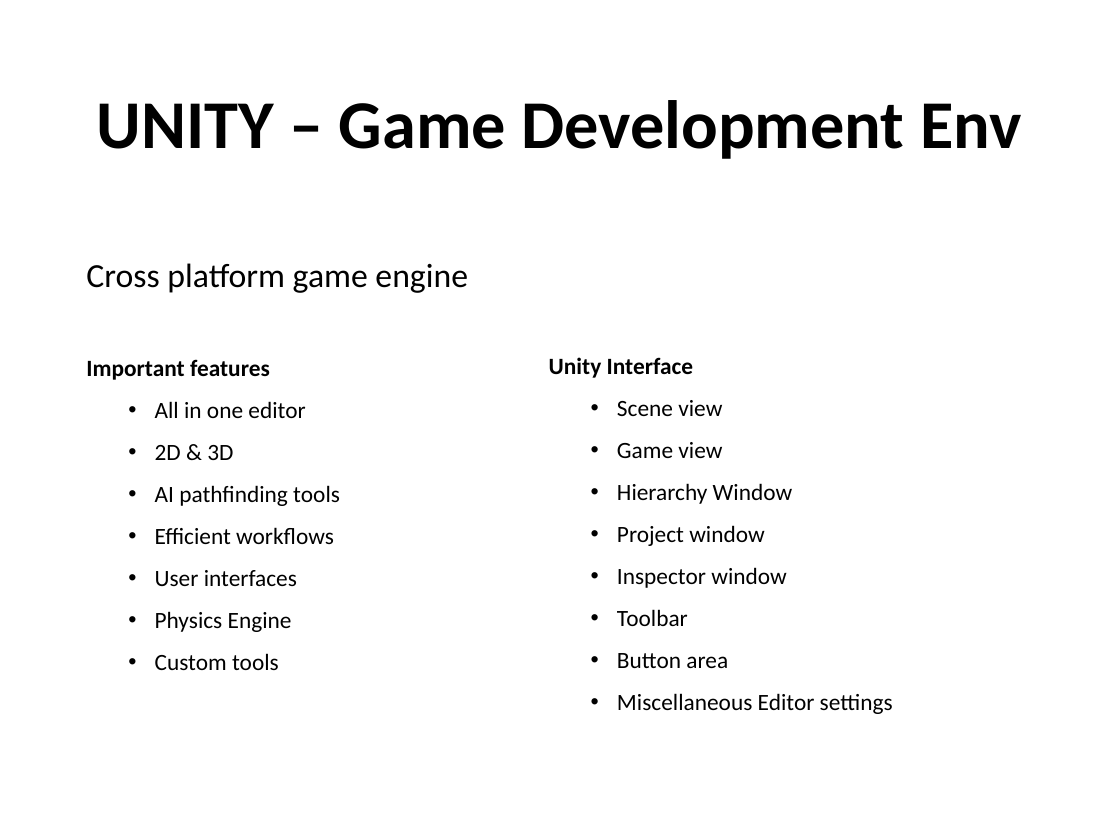
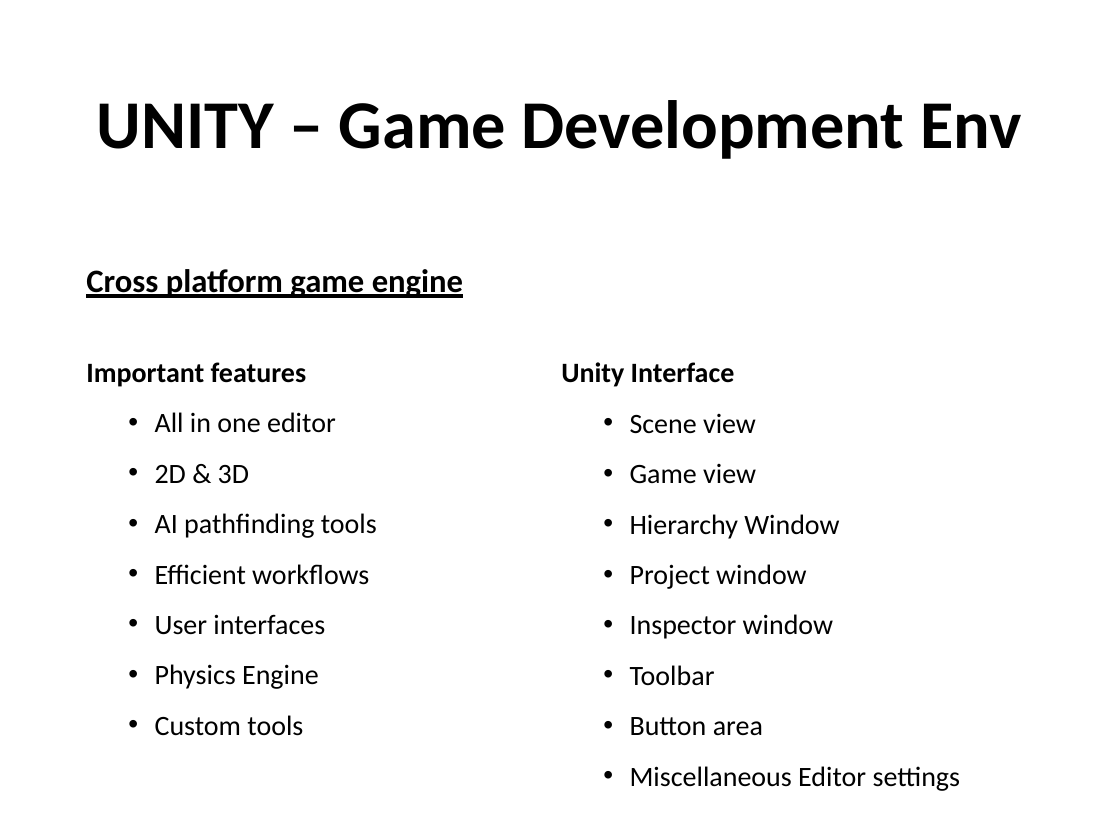
Before and after one commit to achuthanandGit/SDV602-GameProject, a slide deck: slide 2 of Milestone 1/SDV602 ppt for video.pptx. Drawn at 1120x840 pixels with LibreOffice and Linux fonts; fonts in the diff are those of the drawing; background and template pictures are left out. Boxes give left, top, right and bottom in pixels: in the first picture for what was removed or moved away, otherwise in the second. Text is boxed around its words. In the diff, an @@ line names an element or a change of style, - is before the commit and + after.

```diff
--- a/Milestone 1/SDV602 ppt for video.pptx
+++ b/Milestone 1/SDV602 ppt for video.pptx
@@ text "Cross platform game engine" at box(86, 269, 463, 298): size 28.9 to 28 pt, bold on, underline on; line spacing 0.7 to 0.9 @@
@@ text "Important features" at box(86, 362, 377, 736): size 20 to 24 pt @@
@@ text "Unity Interface" at box(561, 362, 961, 791): size 20 to 24 pt @@
@@ text "Unity Interface": place and size @@
-text "Unity Interface" at box(549, 357, 893, 714)
+text "Unity Interface" at box(561, 362, 961, 791)
```
Also in this commit, not shown: 5 other slides changed, 1 slide added, 18 other files.
